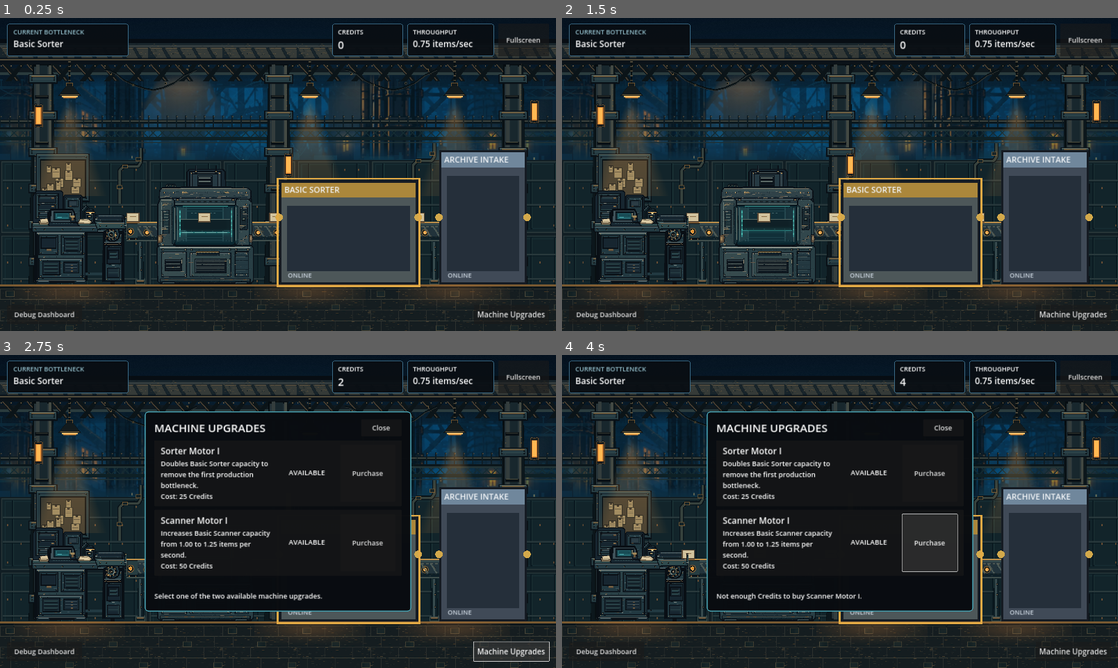
Above: before the commit, frames 1-4 (two rows, left to right).
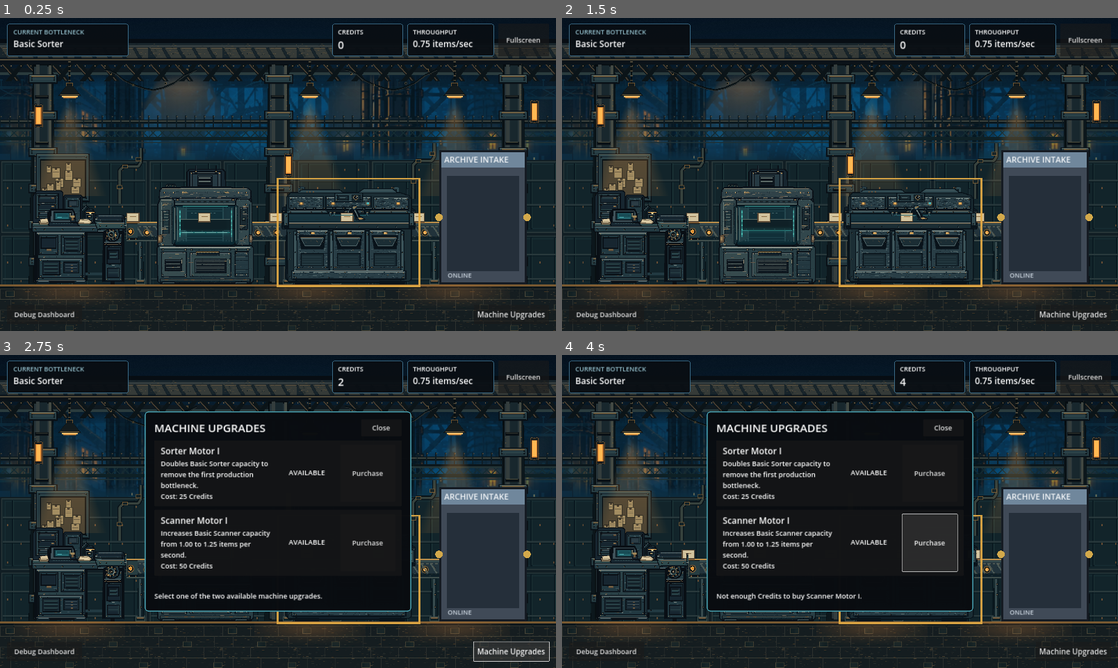
Above: after the commit, the same moments.

Repository: Kevin-ai111/ARCHIVE-ZERO
Game: Godot game, scene res://scenes/world/archive_room.tscn
The game is run twice, just before and just after one commit, with the same random seed, the same clock (stepped at 60 frames per second) and the same inputs.
Inputs:
- Up to frame 1 (0.25 s): no input
- Up to frame 2 (1.5 s): click "Debug Dashboard" at 0.5 s; click "Return to Archive Room" at 1.25 s
- Up to frame 3 (2.75 s): click "Machine Upgrades" at 2 s
- Up to frame 4 (4 s): click "Purchase" at 2.75 s; click "Purchase" at 3.5 s

The runs differ from the first frame. In frame 1, 5.1% of the frame differs, in the area x 49-76%, y 51-86%; in frame 2, 5.1%; in frame 3, 0.8%; in frame 4, 0.8%.

Commit message:
Integrate Basic Sorter production art

Diff:
--- /dev/null
+++ b/scenes/machines/basic_sorter_visual.tscn
@@ -0,0 +1,76 @@
+[gd_scene load_steps=8 format=3]
+
+[ext_resource type="Script" path="res://scripts/presentation/basic_sorter_visual.gd" id="1_sorter"]
+[ext_resource type="Texture2D" path="res://assets/machines/basic_sorter/AZ_SRT_back_idle_2x.png" id="2_back"]
+[ext_resource type="Texture2D" path="res://assets/machines/basic_sorter/AZ_SRT_emissive_header_2x.png" id="3_header"]
+[ext_resource type="Texture2D" path="res://assets/machines/basic_sorter/AZ_SRT_emissive_bays_2x.png" id="4_bays"]
+[ext_resource type="Texture2D" path="res://assets/machines/basic_sorter/AZ_SRT_sorting_gate_2x.png" id="5_gate"]
+[ext_resource type="Texture2D" path="res://assets/machines/basic_sorter/AZ_SRT_front_mask_2x.png" id="6_front"]
+[ext_resource type="Texture2D" path="res://assets/machines/basic_sorter/AZ_SRT_upgrade_motor_2x.png" id="7_motor"]
+
+[node name="BasicSorter" type="Node2D"]
+z_index = 12
+z_as_relative = false
+texture_filter = 2
+script = ExtResource("1_sorter")
+machine_id = &"basic_sorter"
+display_name = "BASIC SORTER"
+visual_size = Vector2(480, 360)
+
+[node name="RearHousing" type="Sprite2D" parent="."]
+unique_name_in_owner = true
+z_index = 5
+z_as_relative = false
+position = Vector2(-240, -360)
+scale = Vector2(0.5, 0.5)
+centered = false
+texture = ExtResource("2_back")
+
+[node name="HeaderEmissive" type="Sprite2D" parent="."]
+unique_name_in_owner = true
+z_index = 7
+z_as_relative = false
+position = Vector2(-178, -288)
+scale = Vector2(0.5, 0.5)
+centered = false
+texture = ExtResource("3_header")
+
+[node name="BayEmissive" type="Sprite2D" parent="."]
+unique_name_in_owner = true
+z_index = 7
+z_as_relative = false
+position = Vector2(-134, -183)
+scale = Vector2(0.5, 0.5)
+centered = false
+texture = ExtResource("4_bays")
+
+[node name="SortingGatePivot" type="Node2D" parent="."]
+unique_name_in_owner = true
+z_index = 8
+z_as_relative = false
+position = Vector2(18, -266)
+
+[node name="SortingGate" type="Sprite2D" parent="SortingGatePivot"]
+unique_name_in_owner = true
+position = Vector2(-42, -22)
+scale = Vector2(0.5, 0.5)
+centered = false
+texture = ExtResource("5_gate")
+
+[node name="FrontMask" type="Sprite2D" parent="."]
+unique_name_in_owner = true
+z_index = 10
+z_as_relative = false
+position = Vector2(-240, -360)
+scale = Vector2(0.5, 0.5)
+centered = false
+texture = ExtResource("6_front")
+
+[node name="MotorUpgrade" type="Sprite2D" parent="."]
+unique_name_in_owner = true
+z_index = 11
+z_as_relative = false
+position = Vector2(125, -150)
+scale = Vector2(0.5, 0.5)
+centered = false
+texture = ExtResource("7_motor")
--- a/scenes/world/archive_room.tscn
+++ b/scenes/world/archive_room.tscn
@@ -8,6 +8,7 @@
 [ext_resource type="Script" path="res://scripts/presentation/decorative_parcel_visual.gd" id="6_parcels"]
 [ext_resource type="PackedScene" path="res://scenes/world/archive_room_environment.tscn" id="7_environment"]
 [ext_resource type="PackedScene" path="res://scenes/machines/receiving_desk_visual.tscn" id="8_receiving"]
+[ext_resource type="PackedScene" path="res://scenes/machines/basic_sorter_visual.tscn" id="9_sorter"]
 
 [node name="ArchiveRoom" type="Node2D"]
 script = ExtResource("1_room")
@@ -44,15 +45,9 @@
 unique_name_in_owner = true
 position = Vector2(708, 920)
 
-[node name="BasicSorter" type="Node2D" parent="Machines"]
+[node name="BasicSorter" parent="Machines" instance=ExtResource("9_sorter")]
 unique_name_in_owner = true
 position = Vector2(1204, 920)
-script = ExtResource("2_machine")
-machine_id = &"basic_sorter"
-display_name = "BASIC SORTER"
-visual_size = Vector2(480, 360)
-body_color = Color(0.3, 0.34, 0.35, 1)
-accent_color = Color(0.67, 0.53, 0.23, 1)
 
 [node name="ArchiveIntake" type="Node2D" parent="Machines"]
 unique_name_in_owner = true
--- a/scripts/presentation/archive_room.gd
+++ b/scripts/presentation/archive_room.gd
@@ -4,7 +4,7 @@
 
 @onready var receiving_desk: ReceivingDeskVisual = %ReceivingDesk
 @onready var scanner: BasicScannerVisual = %BasicScanner
-@onready var sorter: MachinePlaceholderVisual = %BasicSorter
+@onready var sorter: BasicSorterVisual = %BasicSorter
 @onready var archive_intake: MachinePlaceholderVisual = %ArchiveIntake
 @onready var conveyor: ConveyorPlaceholderVisual = %Conveyor
 @onready var environment_art: ArchiveRoomEnvironmentVisual = %EnvironmentArt
@@ -58,10 +58,11 @@
 		SimulationManager.owns_upgrade("scanner_motor_1"),
 		bottleneck_id == SCANNER_MACHINE_ID
 	)
-	sorter.apply_visual_state(
+	sorter.apply_sorter_state(
 		sorter_stage.is_enabled(),
-		bottleneck_id == sorter.machine_id,
-		SimulationManager.owns_upgrade("sorter_motor_1")
+		throughput > 0.0,
+		SimulationManager.owns_upgrade("sorter_motor_1"),
+		bottleneck_id == sorter.machine_id
 	)
 	archive_intake.apply_visual_state(intake_stage.is_enabled(), bottleneck_id == archive_intake.machine_id, false)
 	conveyor.set_visual_state(throughput > 0.0, throughput)
--- /dev/null
+++ b/scripts/presentation/basic_sorter_visual.gd
@@ -0,0 +1,153 @@
+class_name BasicSorterVisual
+extends MachinePlaceholderVisual
+
+const DISPLAY_SIZE := Vector2(480.0, 360.0)
+const LAYER_SCALE := Vector2(0.5, 0.5)
+const GATE_PIVOT := Vector2(18.0, -266.0)
+const GATE_CHILD_OFFSET := Vector2(-42.0, -22.0)
+const GATE_MAX_ANGLE := deg_to_rad(16.0)
+const GATE_ANGULAR_SPEED := 2.0
+const ENABLED_MODULATE := Color.WHITE
+const DISABLED_MODULATE := Color(0.42, 0.48, 0.52, 1.0)
+
+var is_active := false
+var header_lighting_enabled := true
+var bay_lighting_enabled := true
+var _animation_time := 0.0
+
+@onready var rear_housing: Sprite2D = %RearHousing
+@onready var header_emissive: Sprite2D = %HeaderEmissive
+@onready var bay_emissive: Sprite2D = %BayEmissive
+@onready var sorting_gate_pivot: Node2D = %SortingGatePivot
+@onready var sorting_gate: Sprite2D = %SortingGate
+@onready var front_mask: Sprite2D = %FrontMask
+@onready var motor_upgrade: Sprite2D = %MotorUpgrade
+
+
+func _ready() -> void:
+	_apply_layer_state()
+	_update_animation()
+	set_process(is_active)
+	queue_redraw()
+
+
+func _process(delta: float) -> void:
+	advance_visual_animation(delta)
+
+
+func apply_visual_state(enabled: bool, bottleneck: bool, upgraded: bool) -> void:
+	apply_sorter_state(enabled, enabled, upgraded, bottleneck)
+
+
+func apply_sorter_state(enabled: bool, active: bool, upgraded: bool, bottleneck: bool) -> void:
+	machine_enabled = enabled
+	is_active = active and enabled
+	has_upgrade = upgraded
+	is_bottleneck = bottleneck
+	if is_node_ready():
+		_apply_layer_state()
+		set_process(is_active)
+	queue_redraw()
+
+
+func advance_visual_animation(delta: float) -> void:
+	if not is_active or delta <= 0.0:
+		return
+	_animation_time = fmod(_animation_time + delta, TAU / GATE_ANGULAR_SPEED)
+	_update_animation()
+
+
+func set_gate_phase_for_preview(phase: float) -> void:
+	_animation_time = fposmod(phase, 1.0) * TAU / GATE_ANGULAR_SPEED
+	if is_node_ready():
+		_update_animation()
+
+
+func set_header_lighting_enabled(value: bool) -> void:
+	header_lighting_enabled = value
+	if is_node_ready():
+		_apply_layer_state()
+
+
+func set_bay_lighting_enabled(value: bool) -> void:
+	bay_lighting_enabled = value
+	if is_node_ready():
+		_apply_layer_state()
+
+
+func set_texture_filter_mode(filter_mode: CanvasItem.TextureFilter) -> void:
+	texture_filter = filter_mode
+
+
+func get_state_snapshot() -> Dictionary:
+	return {
+		"enabled": machine_enabled,
+		"active": is_active,
+		"upgraded": has_upgrade,
+		"bottleneck": is_bottleneck,
+		"header_visible": header_emissive.visible,
+		"bays_visible": bay_emissive.visible,
+		"gate_visible": sorting_gate.visible,
+		"gate_angle": sorting_gate_pivot.rotation,
+		"gate_processing": is_processing(),
+		"upgrade_visible": motor_upgrade.visible,
+		"texture_filter": texture_filter,
+	}
+
+
+func get_asset_geometry_snapshot() -> Dictionary:
+	return {
+		"display_size": visual_size,
+		"back_export_size": rear_housing.texture.get_size(),
+		"back_position": rear_housing.position,
+		"back_scale": rear_housing.scale,
+		"header_export_size": header_emissive.texture.get_size(),
+		"header_position": header_emissive.position,
+		"header_scale": header_emissive.scale,
+		"bays_export_size": bay_emissive.texture.get_size(),
+		"bays_position": bay_emissive.position,
+		"bays_scale": bay_emissive.scale,
+		"gate_export_size": sorting_gate.texture.get_size(),
+		"gate_pivot": sorting_gate_pivot.position,
+		"gate_child_position": sorting_gate.position,
+		"gate_scale": sorting_gate.scale,
+		"gate_centered": sorting_gate.centered,
+		"front_export_size": front_mask.texture.get_size(),
+		"front_position": front_mask.position,
+		"front_scale": front_mask.scale,
+		"upgrade_export_size": motor_upgrade.texture.get_size(),
+		"upgrade_position": motor_upgrade.position,
+		"upgrade_scale": motor_upgrade.scale,
+		"back_z": rear_housing.z_index,
+		"header_z": header_emissive.z_index,
+		"bays_z": bay_emissive.z_index,
+		"gate_z": sorting_gate_pivot.z_index,
+		"front_z": front_mask.z_index,
+		"upgrade_z": motor_upgrade.z_index,
+		"parcel_center_local_y": -232.0,
+		"conveyor_contact_local_y": -217.0,
+	}
+
+
+func _apply_layer_state() -> void:
+	var casing_modulate := ENABLED_MODULATE if machine_enabled else DISABLED_MODULATE
+	rear_housing.self_modulate = casing_modulate
+	front_mask.self_modulate = casing_modulate
+	sorting_gate.self_modulate = casing_modulate
+	header_emissive.visible = machine_enabled and header_lighting_enabled
+	bay_emissive.visible = machine_enabled and bay_lighting_enabled
+	motor_upgrade.visible = has_upgrade
+	motor_upgrade.self_modulate = casing_modulate
+
+
+func _update_animation() -> void:
+	sorting_gate_pivot.rotation = sin(_animation_time * GATE_ANGULAR_SPEED) * GATE_MAX_ANGLE
+
+
+func _draw() -> void:
+	var rect := get_visual_rect()
+	if is_bottleneck:
+		draw_rect(rect.grow(5.0), Color(0.89, 0.67, 0.27, 0.92), false, 6.0)
+	if not machine_enabled:
+		draw_circle(Vector2(rect.end.x - 28.0, rect.position.y + 28.0), 12.0, Color("c85d62"))
+		draw_line(rect.position + Vector2(48.0, 48.0), rect.end - Vector2(48.0, 48.0), Color(0.78, 0.25, 0.28, 0.82), 9.0)
--- a/tests/visual_foundation_test.gd
+++ b/tests/visual_foundation_test.gd
@@ -25,6 +25,8 @@
 	_test_modular_conveyor(room)
 	_test_receiving_desk_asset_layers_and_handoff(room)
 	await _test_receiving_desk_visual_states(room)
+	_test_sorter_asset_layers_and_occlusion(room)
+	await _test_sorter_visual_states_and_restoration(room)
 	await _test_scanner_asset_layers_and_occlusion(room)
 	await _test_scanner_visual_states(room)
 	await _test_gameplay_hud_purchase(room)
@@ -315,6 +317,151 @@
 	await get_tree().process_frame
 
 
+func _test_sorter_asset_layers_and_occlusion(room: Node2D) -> void:
+	var sorter := room.get_node("%BasicSorter") as BasicSorterVisual
+	var parcels := room.get_node("%DecorativeParcels") as DecorativeParcelVisual
+	var conveyor := room.get_node("%Conveyor") as ConveyorPlaceholderVisual
+	var geometry := sorter.get_asset_geometry_snapshot()
+
+	_expect_vector(sorter.position, Vector2(1204.0, 920.0), "Basic Sorter art preserves approved world pivot")
+	_expect_vector(geometry["display_size"], Vector2(480.0, 360.0), "Basic Sorter keeps approved logical footprint")
+	_expect_vector(geometry["back_export_size"], Vector2(960.0, 720.0), "Sorter rear housing uses verified 2x export")
+	_expect_vector(geometry["back_position"], Vector2(-240.0, -360.0), "Sorter rear housing uses bottom-centre alignment")
+	_expect_vector(geometry["back_scale"], Vector2(0.5, 0.5), "Sorter rear housing resolves to logical size")
+	_expect_vector(geometry["header_export_size"], Vector2(728.0, 104.0), "Sorter header indicators use verified cropped export")
+	_expect_vector(geometry["header_position"], Vector2(-178.0, -288.0), "Sorter header indicators use manifest offset")
+	_expect_vector(geometry["header_scale"], Vector2(0.5, 0.5), "Sorter header indicators resolve to logical size")
+	_expect_vector(geometry["bays_export_size"], Vector2(538.0, 22.0), "Sorter bay indicators use verified cropped export")
+	_expect_vector(geometry["bays_position"], Vector2(-134.0, -183.0), "Sorter bay indicators use manifest offset")
+	_expect_vector(geometry["bays_scale"], Vector2(0.5, 0.5), "Sorter bay indicators resolve to logical size")
+	_expect_vector(geometry["gate_export_size"], Vector2(192.0, 192.0), "Sorting gate uses verified cropped export")
+	_expect_vector(geometry["gate_pivot"], Vector2(18.0, -266.0), "Sorting gate uses documented root-local pivot")
+	_expect_vector(geometry["gate_child_position"], Vector2(-42.0, -22.0), "Sorting gate texture offsets around its pivot")
+	_expect_vector(geometry["gate_scale"], Vector2(0.5, 0.5), "Sorting gate resolves to logical size")
+	_expect_true(not bool(geometry["gate_centered"]), "Sorting gate uses explicit top-left crop positioning")
+	_expect_vector(geometry["front_export_size"], Vector2(960.0, 720.0), "Sorter front frame uses verified 2x export")
+	_expect_vector(geometry["front_position"], Vector2(-240.0, -360.0), "Sorter front frame shares bottom-centre alignment")
+	_expect_vector(geometry["front_scale"], Vector2(0.5, 0.5), "Sorter front frame resolves to logical size")
+	_expect_vector(geometry["upgrade_export_size"], Vector2(188.0, 260.0), "Sorter Motor I uses verified cropped export")
+	_expect_vector(geometry["upgrade_position"], Vector2(125.0, -150.0), "Sorter Motor I uses manifest offset")
+	_expect_vector(geometry["upgrade_scale"], Vector2(0.5, 0.5), "Sorter Motor I resolves to logical size")
+	_expect_equal(sorter.texture_filter, CanvasItem.TEXTURE_FILTER_LINEAR, "Basic Sorter matches completed machines' linear filtering")
+
+	_expect_equal(int(geometry["back_z"]), 5, "Sorter rear housing keeps manifest absolute Z")
+	_expect_equal(int(geometry["header_z"]), 7, "Sorter header indicators keep manifest absolute Z")
+	_expect_equal(int(geometry["bays_z"]), 7, "Sorter bay indicators keep manifest absolute Z")
+	_expect_equal(int(geometry["gate_z"]), 8, "Sorting gate keeps manifest absolute Z")
+	_expect_equal(int(geometry["front_z"]), 10, "Sorter front frame keeps manifest absolute Z")
+	_expect_equal(int(geometry["upgrade_z"]), 11, "Sorter Motor I keeps manifest absolute Z")
+	for layer: CanvasItem in [sorter.rear_housing, sorter.header_emissive, sorter.bay_emissive, sorter.sorting_gate_pivot, sorter.front_mask, sorter.motor_upgrade]:
+		_expect_true(not layer.z_as_relative, "%s avoids inherited Machines-node Z" % layer.name)
+	_expect_true(conveyor.z_index < int(geometry["back_z"]), "Conveyor surface remains behind Sorter housing")
+	_expect_true(int(geometry["back_z"]) < parcels.z_index, "Parcels render in front of Sorter rear housing")
+	_expect_true(parcels.z_index < int(geometry["front_z"]), "Parcels render behind Sorter front frame")
+	_expect_true(int(geometry["front_z"]) < int(geometry["upgrade_z"]), "Sorter Motor I remains above the front frame")
+	_expect_close(sorter.position.y + float(geometry["parcel_center_local_y"]), 688.0, "Sorter passage aligns to parcel centreline")
+	_expect_close(sorter.position.y + float(geometry["conveyor_contact_local_y"]), 703.0, "Sorter passage aligns to conveyor contact surface")
+	_expect_equal(parcels.get_item_positions(), conveyor.get_item_positions(), "Sorter reuses the single decorative parcel renderer")
+	_expect_equal(room.find_children("*", "DecorativeParcelVisual", true, false).size(), 1, "Sorter integration adds no parcel renderer")
+
+	var layers: Array[Sprite2D] = [
+		sorter.rear_housing,
+		sorter.header_emissive,
+		sorter.bay_emissive,
+		sorter.sorting_gate,
+		sorter.front_mask,
+		sorter.motor_upgrade,
+	]
+	for layer: Sprite2D in layers:
+		var image := layer.texture.get_image()
+		_expect_true(image.get_used_rect() != Rect2i(Vector2i.ZERO, image.get_size()), "%s retains genuine transparent pixels" % layer.name)
+
+	var front_image := sorter.front_mask.texture.get_image()
+	var back_image := sorter.rear_housing.texture.get_image()
+	_expect_true(front_image.get_pixel(40, 256).a > 0.0, "Sorter entrance guard occludes passing parcel edges")
+	_expect_close(front_image.get_pixel(480, 256).a, 0.0, "Sorter interior remains open at parcel centre")
+	_expect_true(front_image.get_pixel(920, 256).a > 0.0, "Sorter exit guard occludes passing parcel edges")
+	_expect_true(back_image.get_pixel(480, 256).a > 0.0, "Sorter rear channel stays visible behind passing parcels")
+	_expect_close(front_image.get_pixel(480, 286).a, 0.0, "Sorter front frame stays clear through approved parcel contact height")
+	_expect_true(front_image.get_pixel(480, 290).a > 0.0, "Sorter lower rail begins below the parcel contact surface")
+
+
+func _test_sorter_visual_states_and_restoration(room: Node2D) -> void:
+	_reset_simulation()
+	await get_tree().process_frame
+	var sorter := room.get_node("%BasicSorter") as BasicSorterVisual
+	var state := sorter.get_state_snapshot()
+	_expect_true(bool(state["enabled"]), "Basic Sorter visual starts enabled")
+	_expect_true(bool(state["active"]), "Basic Sorter gate responds to active production")
+	_expect_true(bool(state["bottleneck"]), "Basic Sorter keeps initial bottleneck feedback")
+	_expect_true(bool(state["header_visible"]) and bool(state["bays_visible"]), "Enabled Sorter shows both indicator layers")
+	_expect_true(bool(state["gate_processing"]), "Sorting gate processes only while the line runs")
+	_expect_true(not bool(state["upgrade_visible"]), "Sorter Motor I starts hidden while unowned")
+
+	sorter.set_process(false)
+	sorter.set_gate_phase_for_preview(0.25)
+	_expect_close(float(sorter.get_state_snapshot()["gate_angle"]), BasicSorterVisual.GATE_MAX_ANGLE, "Sorting gate reaches documented positive swing")
+	sorter.set_gate_phase_for_preview(0.75)
+	_expect_close(float(sorter.get_state_snapshot()["gate_angle"]), -BasicSorterVisual.GATE_MAX_ANGLE, "Sorting gate reaches documented negative swing")
+	sorter.set_gate_phase_for_preview(0.0)
+	var neutral_angle := float(sorter.get_state_snapshot()["gate_angle"])
+	sorter.advance_visual_animation(0.25)
+	_expect_true(not is_equal_approx(float(sorter.get_state_snapshot()["gate_angle"]), neutral_angle), "Sorting gate advances from presentation time")
+	sorter.set_header_lighting_enabled(false)
+	_expect_true(not bool(sorter.get_state_snapshot()["header_visible"]) and bool(sorter.get_state_snapshot()["bays_visible"]), "Sorter header indicators toggle independently")
+	sorter.set_header_lighting_enabled(true)
+	sorter.set_bay_lighting_enabled(false)
+	_expect_true(bool(sorter.get_state_snapshot()["header_visible"]) and not bool(sorter.get_state_snapshot()["bays_visible"]), "Sorter bay indicators toggle independently")
+	sorter.set_bay_lighting_enabled(true)
+
+	SimulationManager.set_machine_enabled(&"basic_scanner", false)
+	await get_tree().process_frame
+	state = sorter.get_state_snapshot()
+	_expect_true(bool(state["enabled"]) and not bool(state["active"]), "Sorter remains enabled when a downstream stage stops the line")
+	_expect_true(not bool(state["gate_processing"]), "Sorting gate stops when the production line stops")
+	var frozen_angle := float(state["gate_angle"])
+	sorter.advance_visual_animation(1.0)
+	_expect_close(float(sorter.get_state_snapshot()["gate_angle"]), frozen_angle, "Stopped sorting gate cannot advance through presentation calls")
+	SimulationManager.set_machine_enabled(&"basic_scanner", true)
+	await get_tree().process_frame
+	_expect_true(bool(sorter.get_state_snapshot()["gate_processing"]), "Sorting gate resumes when production restarts")
+
+	GameState.restore_state(25, 25, 0, 0.0)
+	var purchase_result := SimulationManager.purchase_upgrade("sorter_motor_1")
+	await get_tree().process_frame
+	state = sorter.get_state_snapshot()
+	_expect_equal(purchase_result, SimulationManager.PurchaseResult.SUCCESS, "Existing Sorter Motor I purchase succeeds")
+	_expect_true(bool(state["upgraded"]) and bool(state["upgrade_visible"]), "Owned Sorter Motor I appears on the machine")
+
+	SimulationManager.set_machine_enabled(&"basic_sorter", false)
+	await get_tree().process_frame
+	state = sorter.get_state_snapshot()
+	_expect_true(not bool(state["enabled"]) and not bool(state["active"]), "Sorter art responds to disabled state")
+	_expect_true(not bool(state["header_visible"]) and not bool(state["bays_visible"]), "Disabled Sorter turns off both indicator layers")
+	_expect_true(not bool(state["gate_processing"]), "Disabled Sorter gate is frozen")
+	_expect_true(bool(state["upgrade_visible"]), "Sorter Motor I remains installed while disabled")
+	_expect_true(sorter.rear_housing.self_modulate != Color.WHITE and sorter.front_mask.self_modulate != Color.WHITE, "Disabled state dims both Sorter casing layers")
+	_expect_true(sorter.sorting_gate.self_modulate != Color.WHITE and sorter.motor_upgrade.self_modulate != Color.WHITE, "Disabled state dims gate and installed Motor I")
+
+	var saved_production := SimulationManager.get_production_save_data().duplicate(true)
+	_reset_simulation()
+	_expect_true(SimulationManager.restore_production_save_data(saved_production), "Sorter upgrade and disabled state restore from save data")
+	var restored_room := ARCHIVE_ROOM_SCENE.instantiate() as Node2D
+	add_child(restored_room)
+	await get_tree().process_frame
+	await get_tree().process_frame
+	var restored_sorter := restored_room.get_node("%BasicSorter") as BasicSorterVisual
+	var restored_state := restored_sorter.get_state_snapshot()
+	_expect_true(not bool(restored_state["enabled"]), "New ArchiveRoom reflects restored disabled Sorter state")
+	_expect_true(bool(restored_state["upgraded"]) and bool(restored_state["upgrade_visible"]), "New ArchiveRoom reflects restored Motor I ownership")
+	_expect_true(restored_sorter.motor_upgrade.self_modulate != Color.WHITE, "Restored disabled Motor I remains visibly dimmed")
+	restored_room.queue_free()
+	await get_tree().process_frame
+
+	_reset_simulation()
+	await get_tree().process_frame
+
+
 func _test_scanner_visual_states(room: Node2D) -> void:
 	_reset_simulation()
 	await get_tree().process_frame
@@ -449,11 +596,15 @@
 	add_child(room_with_visuals)
 	await get_tree().process_frame
 	var conveyor: ConveyorPlaceholderVisual = room_with_visuals.get_node("%Conveyor") as ConveyorPlaceholderVisual
+	var sorter: BasicSorterVisual = room_with_visuals.get_node("%BasicSorter") as BasicSorterVisual
 	var before_visual_advance := _simulation_snapshot()
 	var item_positions_before := conveyor.get_item_positions()
+	var gate_angle_before := float(sorter.get_state_snapshot()["gate_angle"])
 	conveyor.advance_visuals(12.0)
+	sorter.advance_visual_animation(0.25)
 	var item_positions_after := conveyor.get_item_positions()
 	_expect_true(item_positions_before != item_positions_after, "Decorative conveyor items animate")
+	_expect_true(not is_equal_approx(float(sorter.get_state_snapshot()["gate_angle"]), gate_angle_before), "Decorative sorting gate animates")
 	_expect_equal(_simulation_snapshot(), before_visual_advance, "Decorative animation cannot mutate production or Credits")
 	SimulationManager.simulate_elapsed(100.0)
 	var with_room := _simulation_snapshot()
Binary file added: assets/machines/basic_sorter/AZ_SRT_back_idle_2x.png
Not shown, added: assets/machines/basic_sorter/AZ_SRT_back_idle_2x.png.import
Binary file added: assets/machines/basic_sorter/AZ_SRT_emissive_bays_2x.png
Not shown, added: assets/machines/basic_sorter/AZ_SRT_emissive_bays_2x.png.import
Binary file added: assets/machines/basic_sorter/AZ_SRT_emissive_header_2x.png
Not shown, added: assets/machines/basic_sorter/AZ_SRT_emissive_header_2x.png.import
Binary file added: assets/machines/basic_sorter/AZ_SRT_front_mask_2x.png
Not shown, added: assets/machines/basic_sorter/AZ_SRT_front_mask_2x.png.import
Binary file added: assets/machines/basic_sorter/AZ_SRT_sorting_gate_2x.png
Not shown, added: assets/machines/basic_sorter/AZ_SRT_sorting_gate_2x.png.import
Binary file added: assets/machines/basic_sorter/AZ_SRT_upgrade_motor_2x.png
Not shown, added: assets/machines/basic_sorter/AZ_SRT_upgrade_motor_2x.png.import
(and 14 more such lines)
